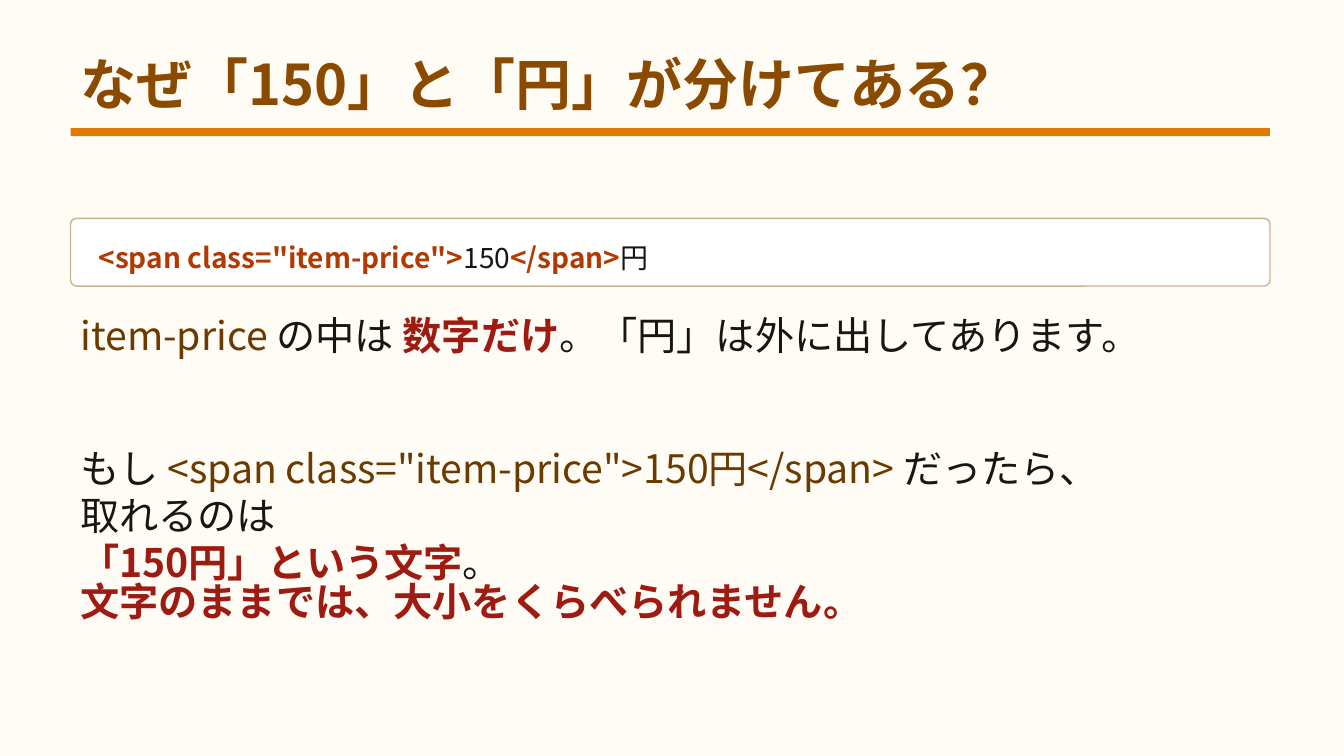
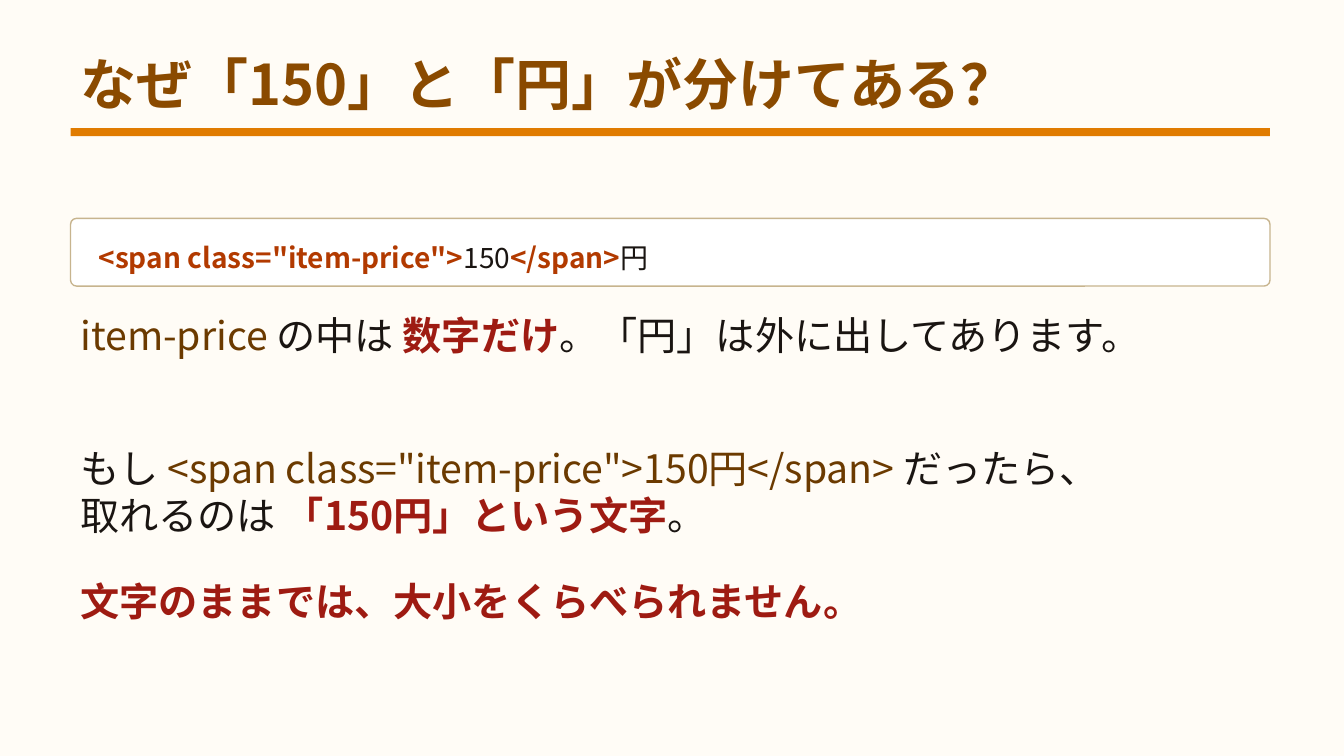
Before and after one commit to yuracode/isshop, a slide deck: slide 20 of docs/slides.pptx. Drawn at 1344x756 pixels with LibreOffice and Linux fonts; fonts in the diff are those of the drawing. Boxes give left, top, right and bottom in pixels: in the first picture for what was removed or moved away, otherwise in the second. Text is boxed around its words. In the diff, an @@ line names an element or a change of style, - is before the commit and + after.

```diff
--- a/docs/slides.pptx
+++ b/docs/slides.pptx
@@ text at [80,490,707,534]: text changed @@
-取れるのは
-「150円」という文字。
+取れるのは 「150円」という文字。
```
Also in this commit, not shown: 7 other slides changed, 3 other files.
